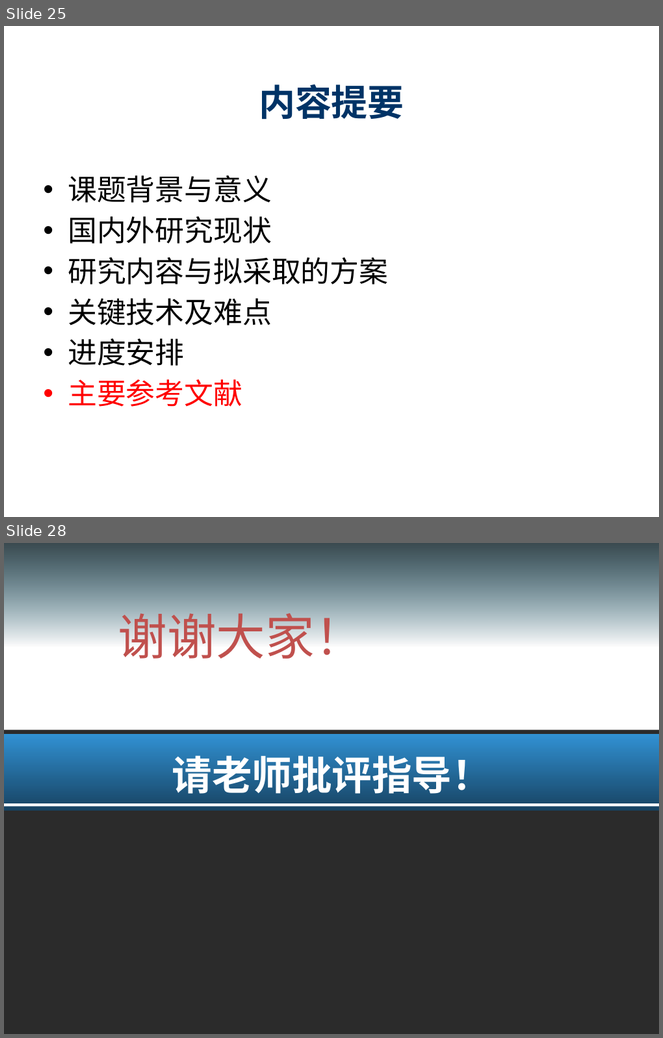
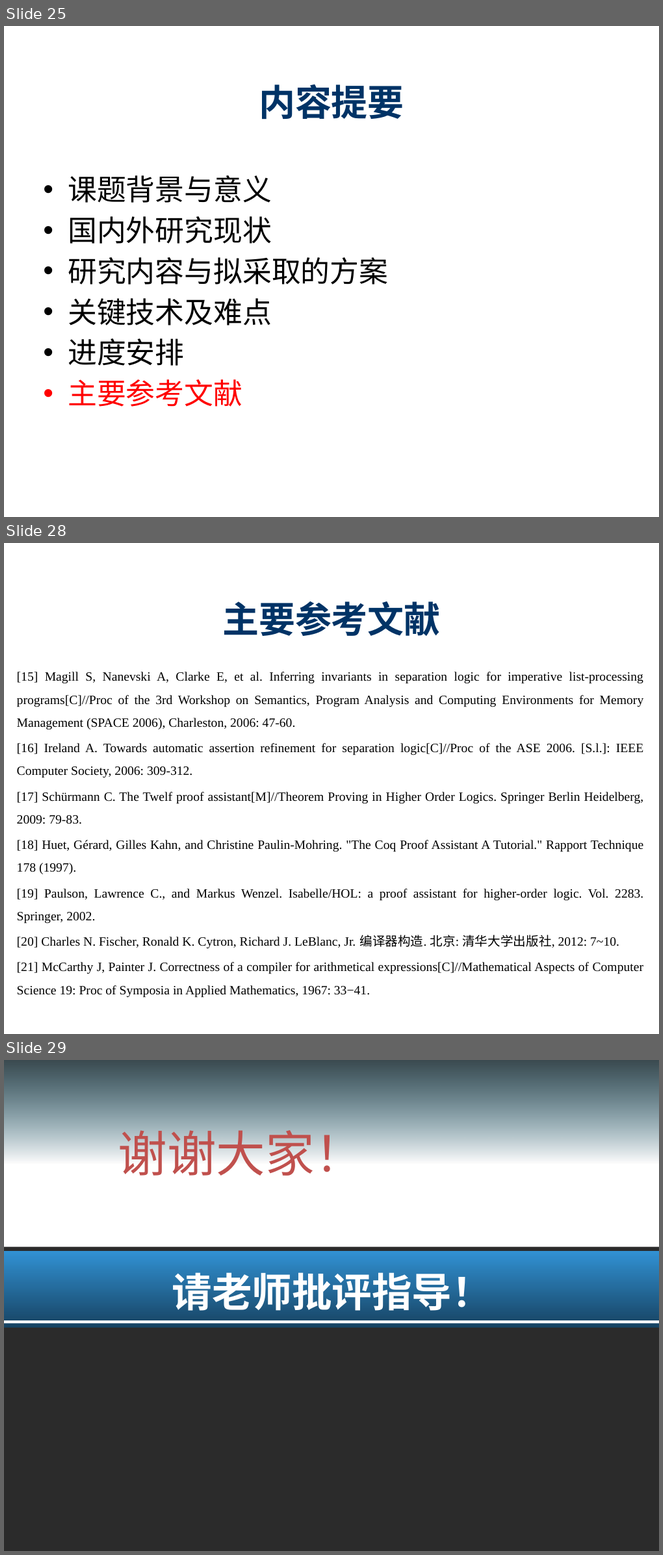
Before and after one commit to destiny1991/--2014--destiny, a slide deck: 开题/SY1406108_陈志伟_开题ppt.pptx. Shown one above the other, each under a label of ours: slides 25 and 28 before the commit, slides 25, 28 and 29 after it; the slides between them are not shown. The pictures are 663x1038 and 663x1555 pixels, drawn with LibreOffice and Linux fonts; fonts in the diff are those of the drawing; background and template pictures are left out; a plain dark background stands for a picture behind light text. Boxes give left, top, right and bottom in pixels: in the first picture for what was removed or moved away, otherwise in the second. Text is boxed around its words. In the diff, an @@ line names an element or a change of style, - is before the commit and + after.

```diff
--- a/开题/SY1406108_陈志伟_开题ppt.pptx
+++ b/开题/SY1406108_陈志伟_开题ppt.pptx
@@ slide 28 added at [4,543,659,1034], background #FFFFFF @@
@@ title added at [222,601,441,636], 40 pt, text #003366, bold @@
+主要参考文献
@@ text added at [17,672,644,998], 14 pt, text #000000 @@
+[15] Magill S, Nanevski A, Clarke E, et al. Inferring invariants in separation logic for imperative list-processing programs[C]//Proc of the 3rd Workshop on Semantics, Program Analysis and Computing Environments for Memory Management (SPACE 2006), Charleston, 2006: 47-60.
+[16] Ireland A. Towards automatic assertion refinement for separation logic[C]//Proc of the ASE 2006. [S.l.]: IEEE Computer Society, 2006: 309-312.
+[17] Schürmann C. The Twelf proof assistant[M]//Theorem Proving in Higher Order Logics. Springer Berlin Heidelberg, 2009: 79-83.
+[18] Huet, Gérard, Gilles Kahn, and Christine Paulin-Mohring. "The Coq Proof Assistant A Tutorial." Rapport Technique 178 (1997).
+[19] Paulson, Lawrence C., and Markus Wenzel. Isabelle/HOL: a proof assistant for higher-order logic. Vol. 2283. Springer, 2002.
+[20] Charles N. Fischer, Ronald K. Cytron, Richard J. LeBlanc, Jr. 编译器构造. 北京: 清华大学出版社, 2012: 7~10.
+[21] McCarthy J, Painter J. Correctness of a compiler for arithmetical expressions[C]//Mathematical Aspects of Computer Science 19: Proc of Symposia in Applied Mathematics, 1967: 33−41.
@@ what was slide 28 is now slide 29 @@
```
Also in this commit, not shown: 13 slides changed, 1 other slide added, 1 slide removed, 2 other files.
